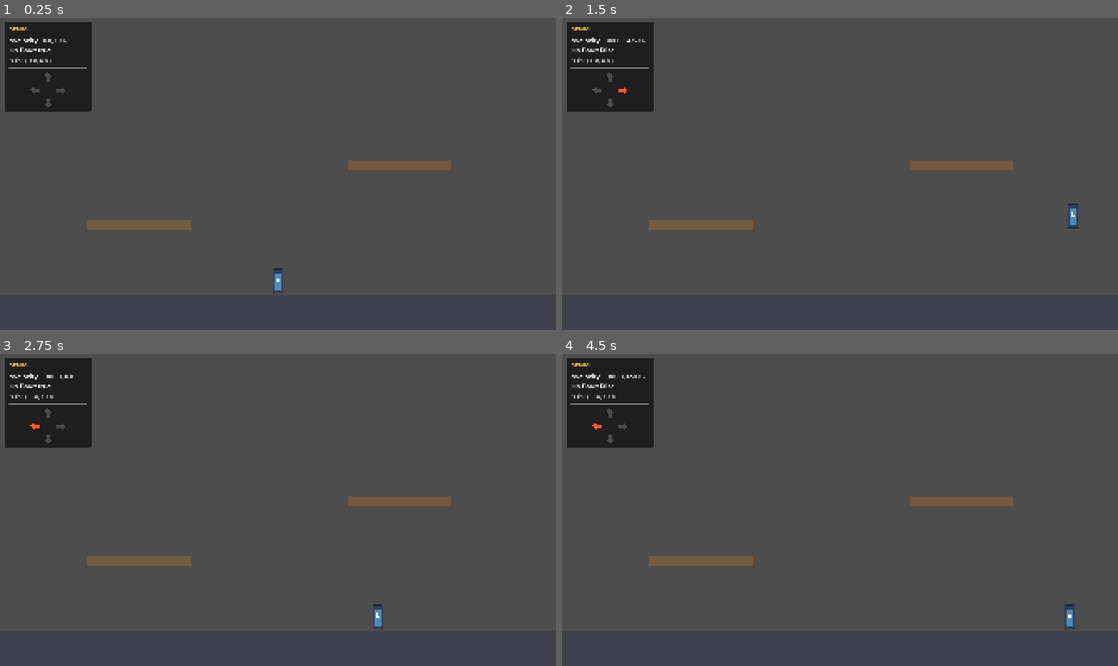
Above: before the commit, frames 1-4 (two rows, left to right).
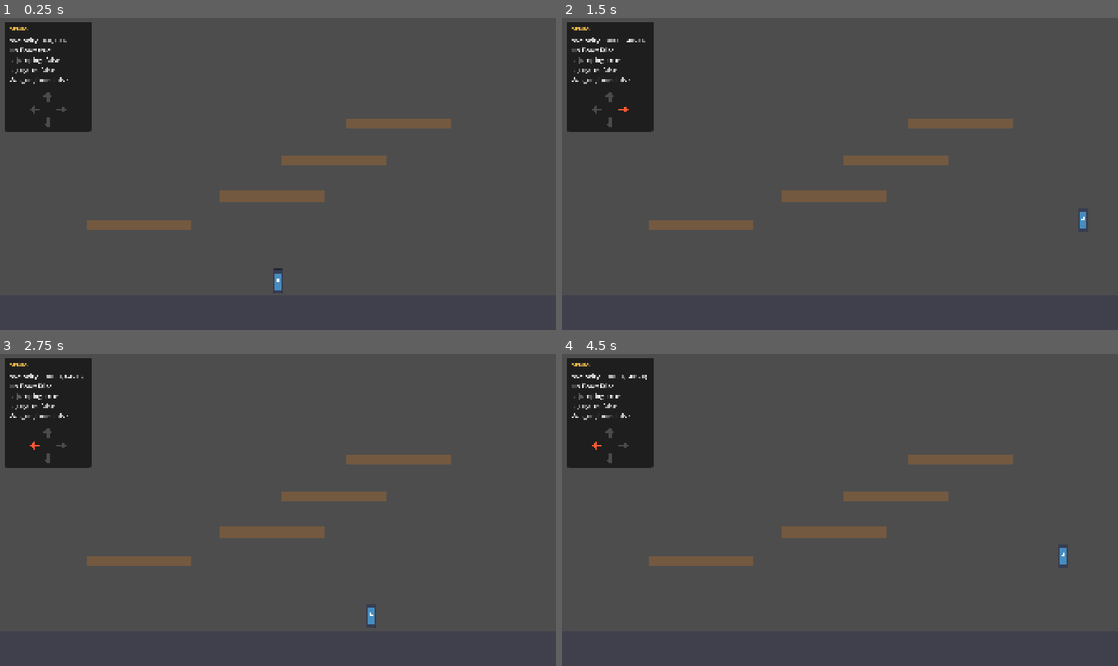
Above: after the commit, the same moments.

Repository: yunis974/The-Boys-Fighting-Game
Game: Godot game, scene res://scenes/main.tscn
Two runs of this game, one before a commit and one after it. Both use one fixed random seed, a clock stepped at 60 frames per second and the inputs below. The engine's default icon, where the game draws it, is replaced by a stand-in: a white triangle on a blue panel in a dark square.
Inputs:
- Up to frame 1 (0.25 s): no input
- Up to frame 2 (1.5 s): tap Enter at 0.5 s; hold D (right) from 0.53 s (still down); tap Space (jump) at 0.6, 0.77, 1.07, 1.35 s
- Up to frame 3 (2.75 s): tap Space (jump) at 1.52, 1.82, 2.1 s; release D (right) at 2.03 s; hold A (left) from 2.03 s (still down)
- Up to frame 4 (4.5 s): release A (left) at 2.78 s; hold D (right) 2.78-4.28 s; tap Space (jump) at 2.85, 3.02, 3.32, 3.6, 3.77, 4.07, 4.35 s; hold A (left) from 4.28 s (still down)

The runs differ from the first frame. In frame 1, 3.6% of the frame differs, in the area x 0-82%, y 12-60%; in frame 2, 3.7%; in frame 3, 3.8%, in the area x 0-82%, y 6-89%; in frame 4, 3.8%.

Commit message:
minor minor minor update (i love minor)

Diff:
--- a/ressources/characters/male_hero.tres
+++ b/ressources/characters/male_hero.tres
@@ -5,3 +5,6 @@
 [resource]
 script = ExtResource("1_data")
 display_name = "Male Hero"
+acceleration = 100.0
+deceleration = 100.0
+gravity = 35.0
--- a/scenes/character.tscn
+++ b/scenes/character.tscn
@@ -7,6 +7,9 @@
 [sub_resource type="CapsuleShape2D" id="CapsuleShape2D_fv0hk"]
 radius = 8.0
 height = 32.0
+
+[sub_resource type="RectangleShape2D" id="RectangleShape2D_lrhn5"]
+size = Vector2(7.211, 1.902)
 
 [node name="Character" type="CharacterBody2D" unique_id=912897728]
 script = ExtResource("1_script")
@@ -22,3 +25,13 @@
 position = Vector2(-1.1920929e-07, -1.3113022e-06)
 scale = Vector2(0.09374999, 0.21875)
 texture = ExtResource("3_lrhn5")
+
+[node name="Coyote_timer" type="Timer" parent="." unique_id=1113385773]
+wait_time = 0.1
+
+[node name="Ground_cast" type="ShapeCast2D" parent="." unique_id=363494295]
+position = Vector2(0, 15.832)
+shape = SubResource("RectangleShape2D_lrhn5")
+target_position = Vector2(0, 0)
+
+[connection signal="timeout" from="Coyote_timer" to="." method="_on_coyote_timer_timeout"]
--- a/scenes/debug_menu.tscn
+++ b/scenes/debug_menu.tscn
@@ -54,7 +54,8 @@
 text = "State:
 Velocity:
 On floor:
-Axis:"
+is_jumping:
+is_coyote:"
 label_settings = SubResource("LabelSettings_info")
 
 [node name="HSeparator" type="HSeparator" parent="Panel/VBox" unique_id=609669615]
--- a/scenes/main.tscn
+++ b/scenes/main.tscn
@@ -75,12 +75,40 @@
 metadata/_edit_use_anchors_ = true
 
 [node name="PlatformHigh" type="StaticBody2D" parent="." unique_id=401928475]
-position = Vector2(501, 211)
+position = Vector2(425, 205)
 
 [node name="CollisionShape2D" type="CollisionShape2D" parent="PlatformHigh" unique_id=402918476]
 shape = SubResource("RectangleShape2D_platform")
 
 [node name="ColorRect" type="ColorRect" parent="PlatformHigh" unique_id=403918477]
+offset_left = -60.0
+offset_top = -6.0
+offset_right = 60.0
+offset_bottom = 6.0
+color = Color(0.45, 0.35, 0.25, 1)
+metadata/_edit_use_anchors_ = true
+
+[node name="PlatformHigh2" type="StaticBody2D" parent="." unique_id=1666457876]
+position = Vector2(354, 247)
+
+[node name="CollisionShape2D" type="CollisionShape2D" parent="PlatformHigh2" unique_id=912130700]
+shape = SubResource("RectangleShape2D_platform")
+
+[node name="ColorRect" type="ColorRect" parent="PlatformHigh2" unique_id=1671397232]
+offset_left = -60.0
+offset_top = -6.0
+offset_right = 60.0
+offset_bottom = 6.0
+color = Color(0.45, 0.35, 0.25, 1)
+metadata/_edit_use_anchors_ = true
+
+[node name="PlatformHigh3" type="StaticBody2D" parent="." unique_id=769118958]
+position = Vector2(500, 164)
+
+[node name="CollisionShape2D" type="CollisionShape2D" parent="PlatformHigh3" unique_id=1294977014]
+shape = SubResource("RectangleShape2D_platform")
+
+[node name="ColorRect" type="ColorRect" parent="PlatformHigh3" unique_id=2099889917]
 offset_left = -60.0
 offset_top = -6.0
 offset_right = 60.0
--- a/scripts/debug_menu.gd
+++ b/scripts/debug_menu.gd
@@ -13,10 +13,12 @@
 
 func _process(_delta: float) -> void:
 	var dir = player.input_dir
-	info.text = "nVelocity: %s\nOn floor: %s\nAxis: %s" % [
+	info.text = "nVelocity: %s\nOn floor: %s\nis_jumping: %s\nis_coyote: %s\nWas_on_floor: %s" % [
 		player.velocity.round(),
-		player.is_on_floor(),
-		dir.axis,
+		player.on_floor,
+		player.is_jumping,
+		player.is_in_coyote,
+		player.was_on_floor,
 	]
 	up.active = dir.up
 	down.active = dir.down
--- a/scripts/player.gd
+++ b/scripts/player.gd
@@ -11,22 +11,27 @@
 
 @export var data: CharacterData
 
+@onready var coyote_tim = $Coyote_timer
 @onready var sprite: AnimatedSprite2D = $AnimatedSprite2D
+@onready var ground_cast = $Ground_cast
+@export var coyote_time = 0.5
+var coyete_time_counter = coyote_time
+
 
 var input_dir := InputDirection.new()
 var is_jumping := false
-
+var is_in_coyote := false
+var can_coyote := false
+var on_floor := false
+var was_on_floor = false
 func _ready() -> void:
 	pass
 
 
 func _physics_process(delta: float) -> void:
 	_update_input_direction()
-
-
-	if not is_on_floor():
-		velocity.y += data.gravity * delta
-	move(delta)
+	check_on_ground()
+	move()
 	jump()
 	move_and_slide()
 
@@ -75,20 +80,41 @@
 	return input_dir.axis.x
 
 
-func move(delta: float) -> void:
+func move() -> void:
 	var direction := get_input_direction()
 	if direction != 0.0:
 		sprite.flip_h = direction < 0
-		velocity.x = move_toward(velocity.x, direction * data.speed, data.acceleration * delta)
+		velocity.x = move_toward(velocity.x, direction * data.speed, data.acceleration)
 	else:
-		velocity.x = move_toward(velocity.x, 0.0, data.deceleration * delta)
+		velocity.x = move_toward(velocity.x, 0.0, data.deceleration)
 
 
 func jump() -> void:
-	if Input.is_action_just_pressed("jump") && is_on_floor():
-			velocity.y = data.jump_velocity
-			is_jumping = true
+	if Input.is_action_just_pressed("jump") && (on_floor || is_in_coyote):
+		is_jumping = true
+		velocity.y = data.jump_velocity
+		is_in_coyote = false
+		coyote_tim.stop()
+
+	if !on_floor:
+		velocity.y += data.gravity
+		if can_coyote && !is_jumping:
+			can_coyote = false
+			coyote_tim.start()
+			is_in_coyote = true
 
 
-	if is_on_floor():
+
+func _on_coyote_timer_timeout() -> void:
+	is_in_coyote = false
+
+
+func check_on_ground():
+	if ground_cast.is_colliding() && velocity.y >= 0.0:
+		on_floor = true
 		is_jumping = false
+		is_in_coyote = false
+		can_coyote = true
+		coyote_tim.stop()
+	else:
+		on_floor = false
